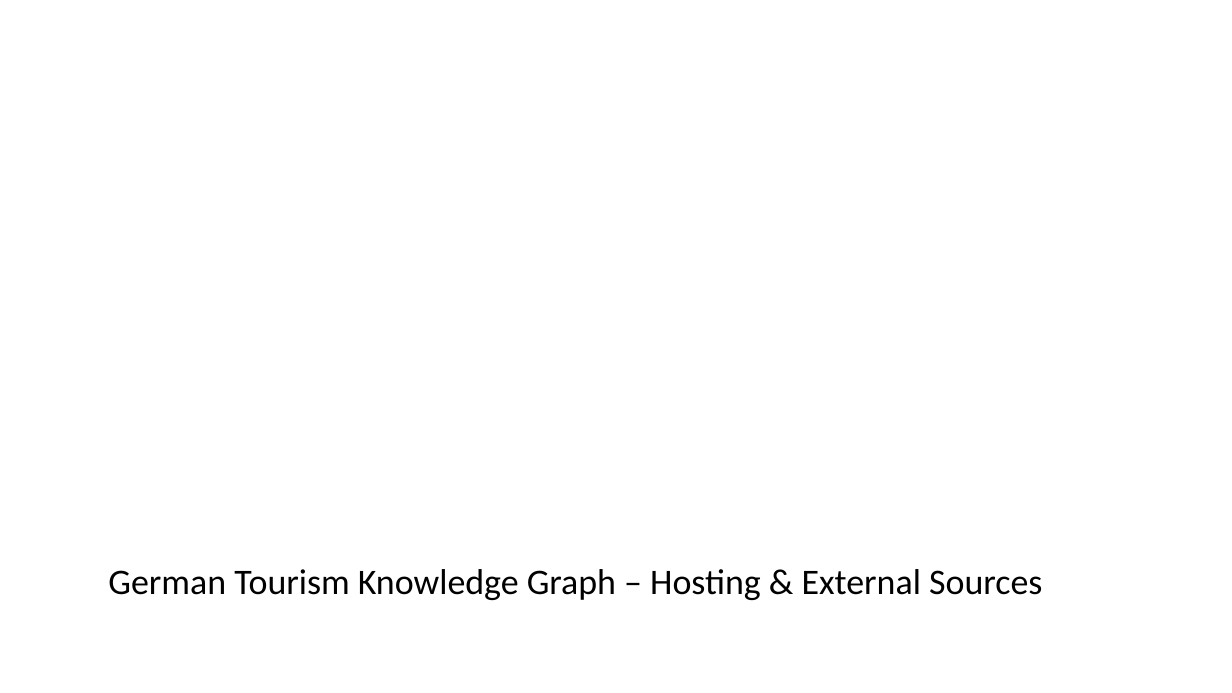
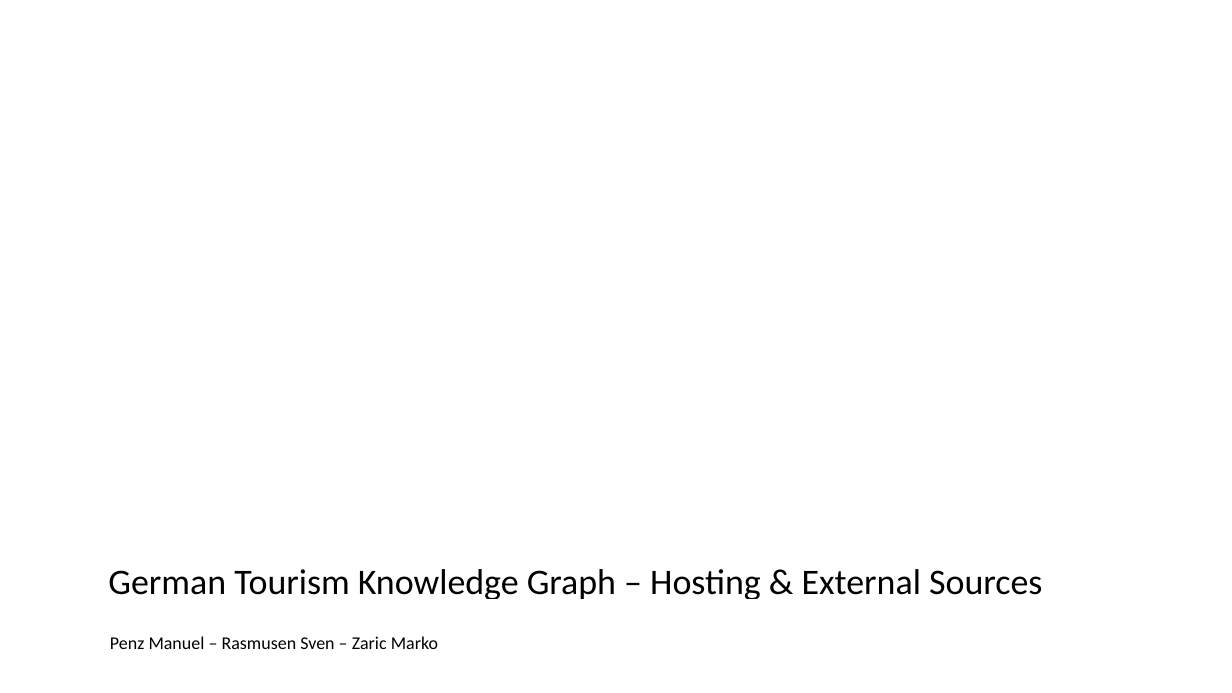
Before and after one commit to csar8594/GTKG, a slide deck: slide 1 of Task 1/pres_1.pptx. Drawn at 1232x693 pixels with LibreOffice and Linux fonts; fonts in the diff are those of the drawing; background and template pictures are left out. Boxes give left, top, right and bottom in pixels: in the first picture for what was removed or moved away, otherwise in the second. Text is boxed around its words. In the diff, an @@ line names an element or a change of style, - is before the commit and + after.

```diff
--- a/Task 1/pres_1.pptx
+++ b/Task 1/pres_1.pptx
@@ text added at (110,636,438,649), 14 pt, text #000000 @@
+Penz Manuel – Rasmusen Sven – Zaric Marko
```
Also in this commit, not shown: 6 other slides changed, 1 slide added, 1 other file.
